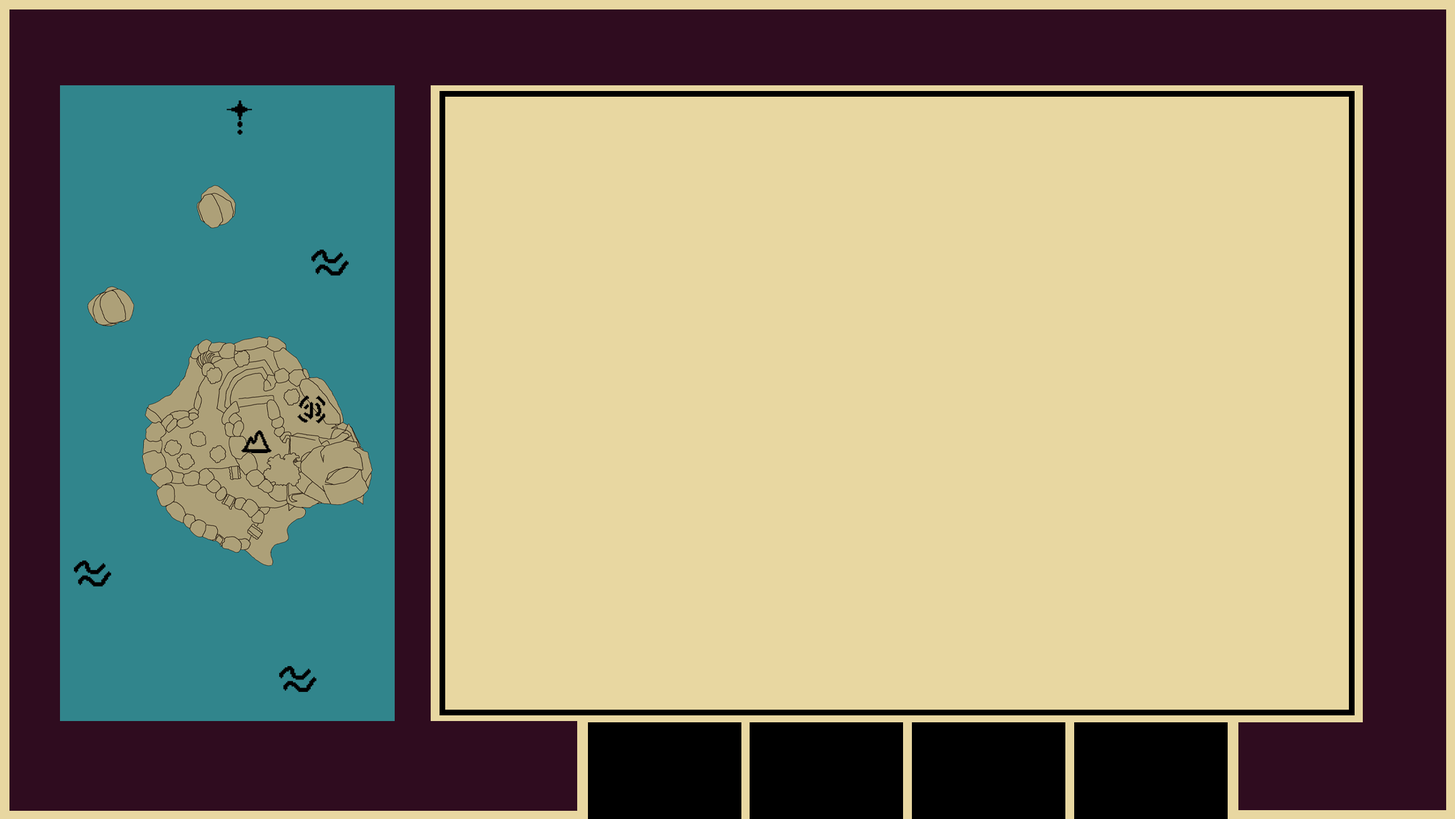
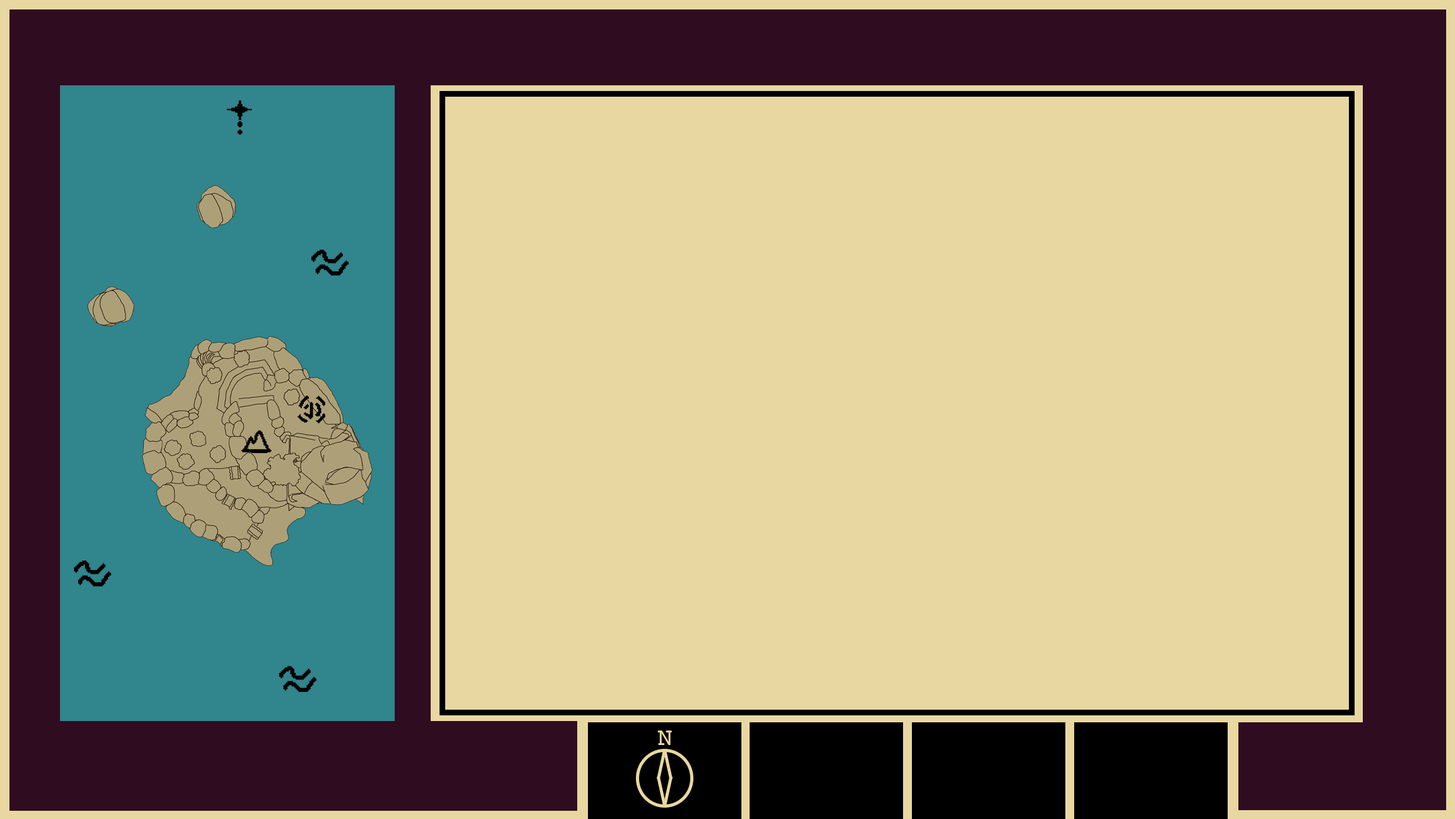
Layer changes from the first w=1455, h=819 image to the second:
showed group "Compass" (4 layers) over <box>636,730,694,808</box>
moved "Compass Icon" out of group "Compass" over <box>636,730,694,808</box>
